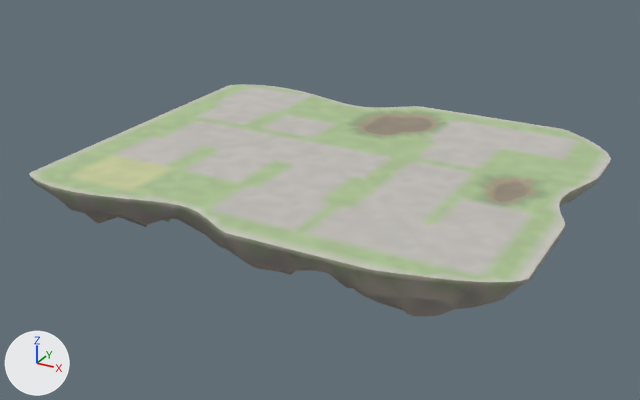
The glTF model godot_project/remake/sky/islands/SKY-100.rock.glb, before and after one commit.
Camera for both pictures: a camera (50 mm lens) standing at (145.0, -271.0, 117.0) and looking at (-4.0, -1.0, -18.0). Arrows for +X, +Y and +Z are at lower left; the lights stay in place. The picture after the commit comes second.

In view in the first picture: 'deck-col', 'rock'.
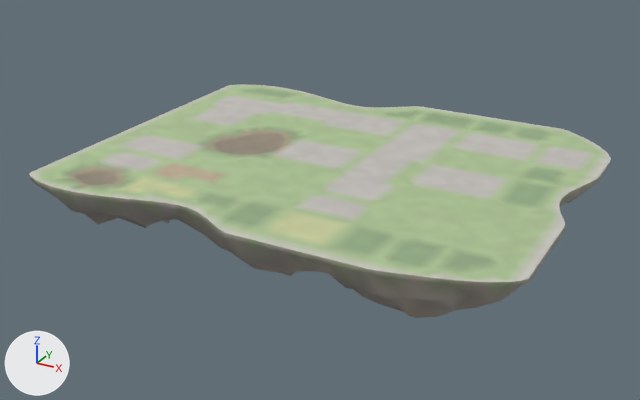
Edits to the bpy script that builds the scene:
```text
Change me_deck_col:
    used by ob_deck_col; location = (0.0, 0.0, 0.0)
    remove me_deck_col.from_pydata(...)  # 1761 vertices, 3317 faces; spans x -86.0..91.0, y -72.0..73.0, z -2.0..0.0
    add me_deck_col.from_pydata(...)  # 1757 vertices, 3309 faces; spans x -86.0..91.0, y -72.0..73.0, z -2.0..0.0
    me_deck_col part 1: 14 vertices moved from x -6.0..17.0, y 41.0..53.0, z -2.0..-1.0 to x -6.0..14.0, y 41.0..53.0, z 0.0; 96 vertices removed from x -6.0..20.0, y 32.0..62.0, z -2.0..0.0; 24 vertices added at x -6.0..18.0, y 33.0..61.0, z 0.0
    me_deck_col part 2: 12 vertices moved from x -42.0..-22.0, y -7.0..9.0, z 0.0 to x -44.0..-22.0, y -7.0..9.0, z -2.0..-1.0; 25 vertices removed from x -46.0..-22.0, y -11.0..13.0, z 0.0; 95 vertices added at x -49.0..-22.0, y -14.0..16.0, z -2.0..0.0
    me_deck_col part 3: 1 vertex moved from x 71.0, y -5.0, z 0.0 to x 70.0, y -3.0, z 0.0; 56 vertices removed from x 61.0..74.0, y -9.0..12.0, z -2.0..0.0; 14 vertices added at x 62.0..74.0, y -7.0..9.0, z 0.0
    me_deck_col part 4: 3 vertices moved from x -66.0..-62.0, y -59.0..-55.0, z 0.0 to x -62.0, y -63.0..-51.0, z -2.0..-1.0; 10 vertices removed from x -70.0..-54.0, y -59.0..-51.0, z 0.0; 50 vertices added at x -72.0..-54.0, y -62.0..-48.0, z -2.0..0.0
    me_deck_col part 5: 1152 kept faces spanning x -78.0..86.0, y -71.0..69.0, z -2.0..0.0 get new vertex colours
```

Boxes (x1, y1, x2, y2) around the edits, measured in the pictures (640 x 400 px):
part 1 of me_deck_col, built on: before (352, 112, 447, 138); after (352, 111, 443, 137)
part 2 of me_deck_col, cut back: before (203, 128, 294, 158); after (197, 128, 296, 158)
part 3 of me_deck_col, built on: before (478, 174, 546, 207); after (474, 176, 546, 205)
part 4 of me_deck_col, cut back: before (67, 163, 133, 188); after (60, 163, 135, 189)
part 5 of me_deck_col, recoloured: (60, 86, 594, 278) in both
